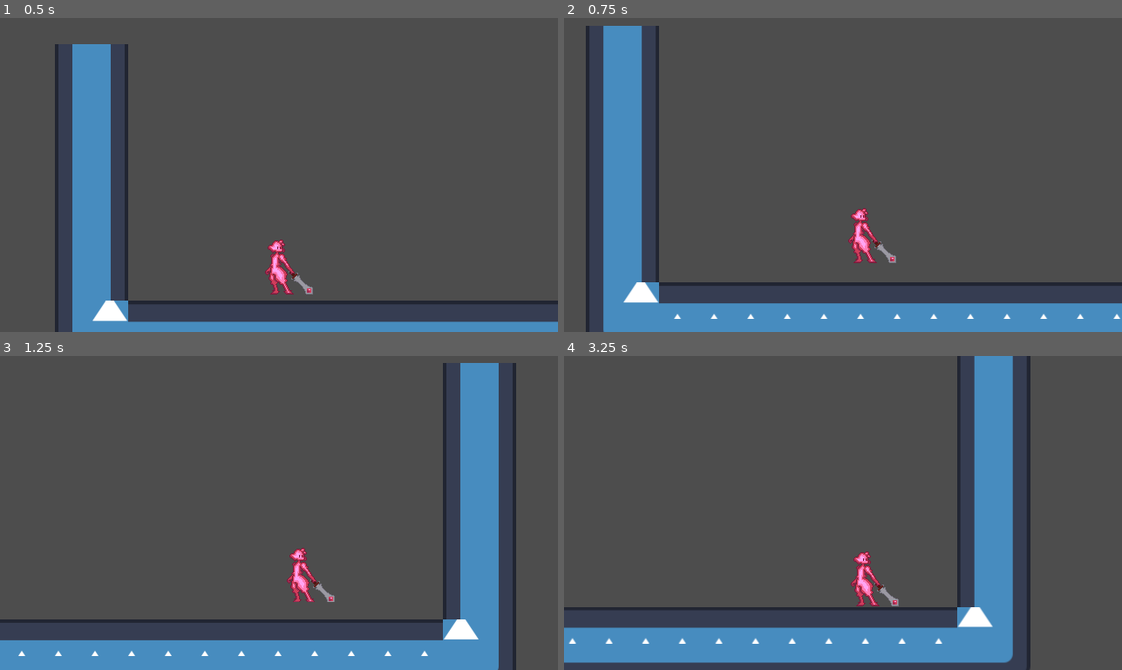
Above: before the commit, frames 1-4 (two rows, left to right).
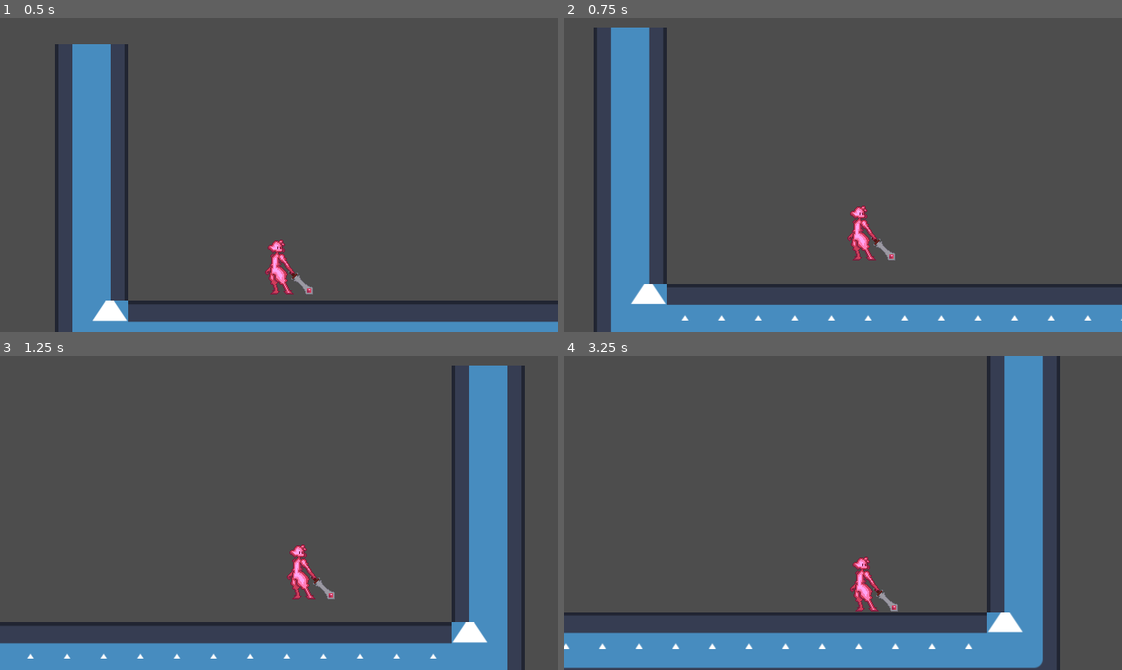
Above: after the commit, the same moments.

Repository: BoneBot/Project-WenCo
Game: Godot game, scene res://game/demo.tscn
The game is run twice, just before and just after one commit, with the same random seed, the same clock (stepped at 60 frames per second) and the same inputs. The project has no main scene, so this scene is started directly. The engine's default icon, where the game draws it, is replaced by a stand-in: a white triangle on a blue panel in a dark square.
Inputs:
- Up to frame 1 (0.5 s): no input
- Up to frame 2 (0.75 s): hold Right (right) from 0.53 s (still down); tap Space (jump) at 0.6 s
- Up to frame 3 (1.25 s): keep holding Right (right); tap Space (jump) at 0.77, 1.07 s
- Up to frame 4 (3.25 s): tap Space (jump) at 1.35, 1.52, 1.82, 2.1, 2.85, 3.02 s; release Right (right) at 2.03 s; hold Left (left) 2.03-2.78 s; hold Right (right) from 2.78 s (still down)

Frame 1 is identical in both runs. In frame 2, 7.6% of the frame differs, in the area x 3-100%, y 2-100%; in frame 3, 8.5%; in frame 4, 17%, in the area x 0-89%, y 0-100%.

Commit message:
Flipped player sprite and tweaked movement

Diff:
--- a/game/player/player.gd
+++ b/game/player/player.gd
@@ -2,6 +2,7 @@
 
 
 const SPEED = 300.0
+const ACCELERATION = SPEED * 12.0
 const JUMP_VELOCITY = -400.0
 const TERMINAL_VELOCITY = 700
 
@@ -10,25 +11,33 @@
 	pass
 
 
+func _process(delta: float) -> void:
+	# Update look direction
+	var look_threshold = 1
+	if velocity.x > look_threshold and $Sprite.flip_h:
+		# Look right
+		$Sprite.flip_h = false
+		$Sprite.offset.x = absf($Sprite.offset.x)
+	elif velocity.x < -look_threshold and not $Sprite.flip_h:
+		# Look left
+		$Sprite.flip_h = true
+		$Sprite.offset.x = -absf($Sprite.offset.x)
+
 
 func _physics_process(delta: float) -> void:
 	# Handle jump
 	if Input.is_action_just_pressed("jump") and is_on_floor():
 		velocity.y = JUMP_VELOCITY
 	elif Input.is_action_just_released("jump") and velocity.y < 0:
-		velocity.y = 0
+		velocity.y *= 0.2
 
 	# Apply gravity
 	if not is_on_floor():
 		velocity.y = minf(TERMINAL_VELOCITY, velocity.y + get_gravity().y * delta)
 
-	# Get the input direction and handle the movement/deceleration.
-	# As good practice, you should replace UI actions with custom gameplay actions.
-	var direction := Input.get_axis("left", "right")
-	if direction:
-		velocity.x = direction * SPEED
-	else:
-		velocity.x = move_toward(velocity.x, 0, SPEED)
+	# Handle horizontal movement
+	var direction := Input.get_axis("left", "right") * SPEED
+	velocity.x = move_toward(velocity.x, direction, ACCELERATION * delta)
 
 	move_and_slide()
 
--- a/game/player/player.tscn
+++ b/game/player/player.tscn
@@ -25,7 +25,6 @@
 texture_filter = 1
 sprite_frames = SubResource("SpriteFrames_xrvkc")
 offset = Vector2(13, 0)
-flip_h = true
 
 [node name="Collision" type="CollisionShape2D" parent="."]
 shape = SubResource("CapsuleShape2D_ed6pa")
Binary file changed: Art Stuff/The_Sword.png
